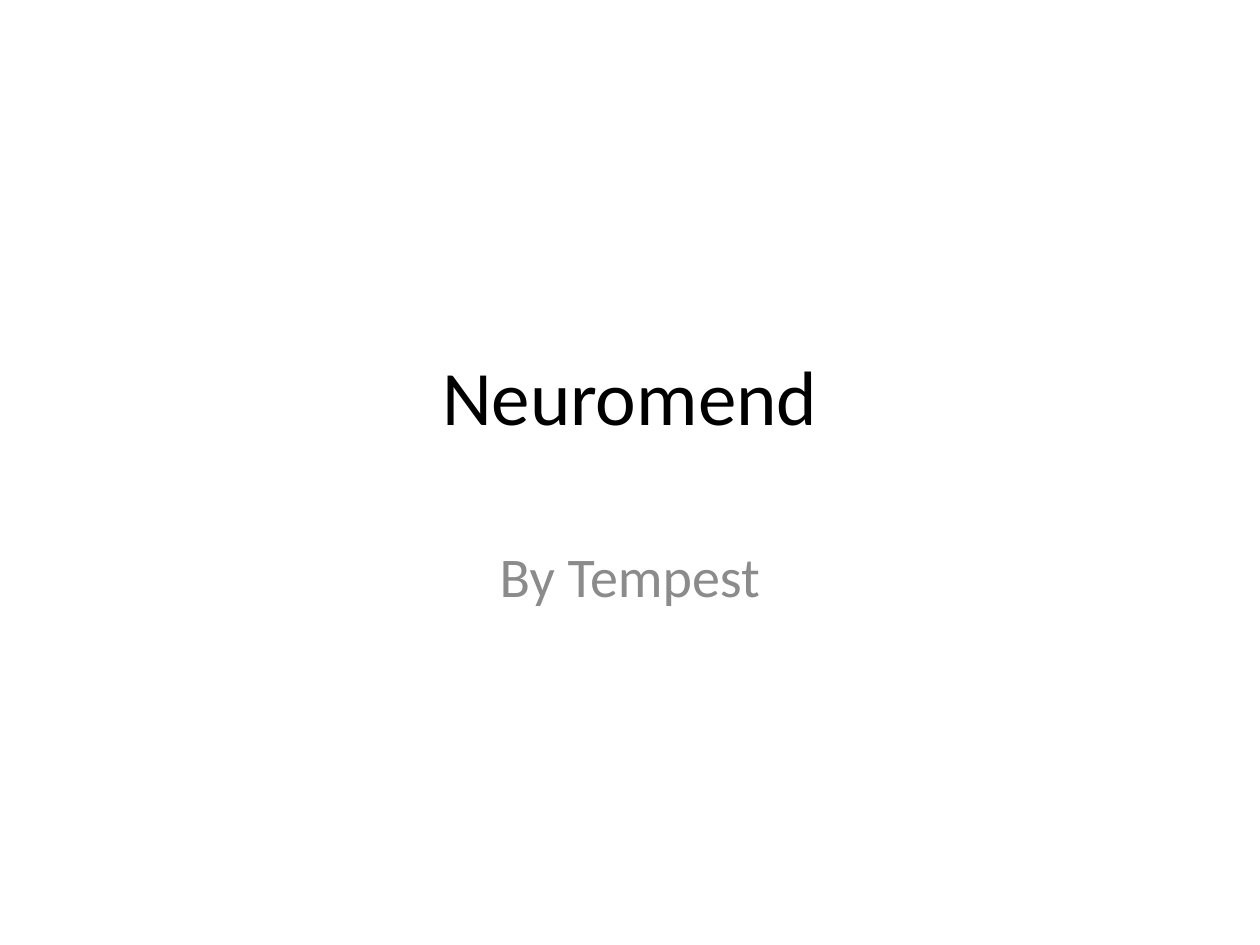
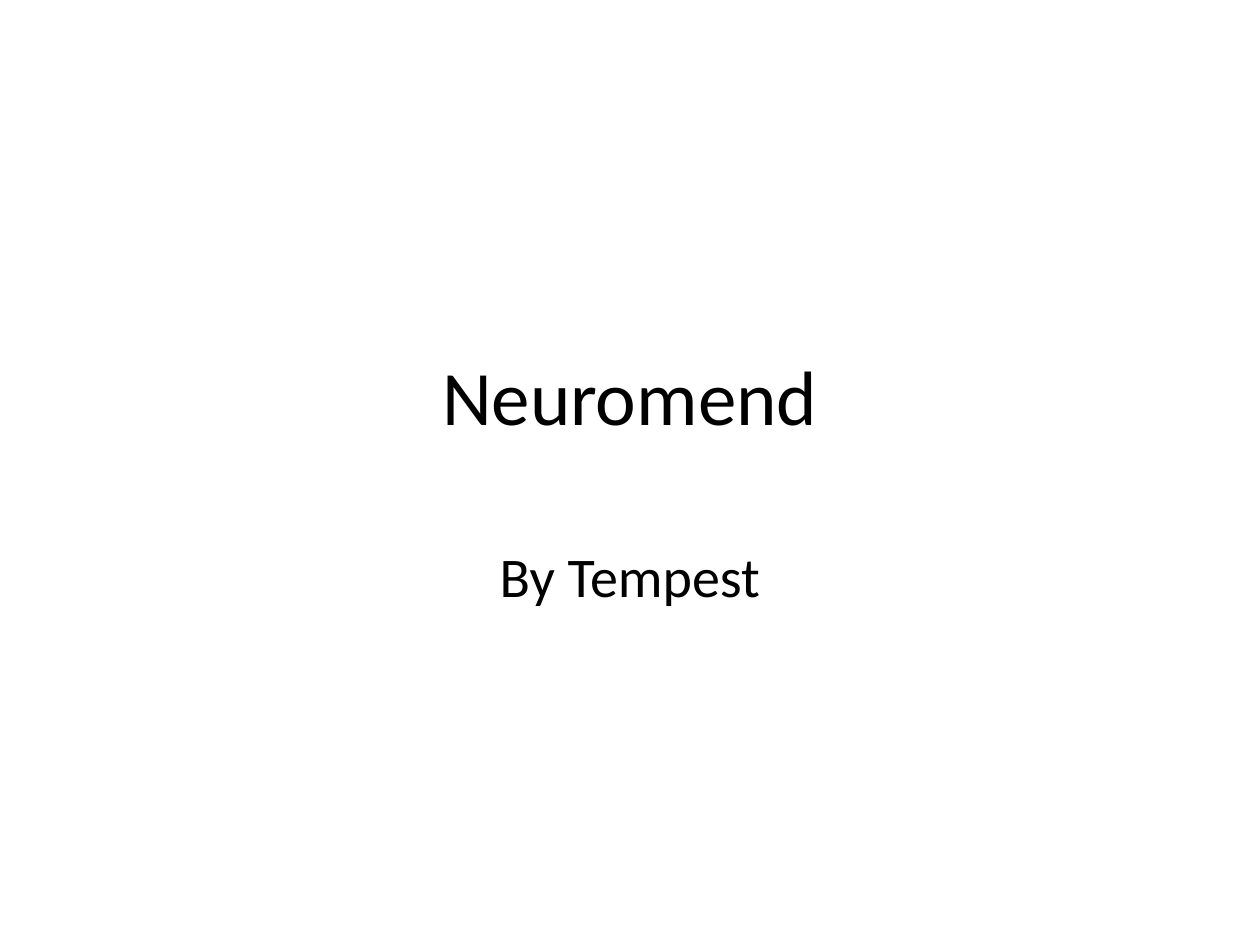
Before and after one commit to Hankli/VirtualEnvironments-Project, a slide deck: slide 1 of Documents/Presentations/Mock Presentation.pptx. Drawn at 1260x945 pixels with LibreOffice and Linux fonts; fonts in the diff are those of the drawing; background and template pictures are left out. Boxes give left, top, right and bottom in pixels: in the first picture for what was removed or moved away, otherwise in the second. Text is boxed around its words. In the diff, an @@ line names an element or a change of style, - is before the commit and + after.

```diff
--- a/Documents/Presentations/Mock Presentation.pptx
+++ b/Documents/Presentations/Mock Presentation.pptx
@@ subtitle "By Tempest" at (x1=500, y1=561, x2=760, y2=606): text colour #8C8C8C to #000000 @@
```
Also in this commit, not shown: 4 slides added, 1 slide removed.
